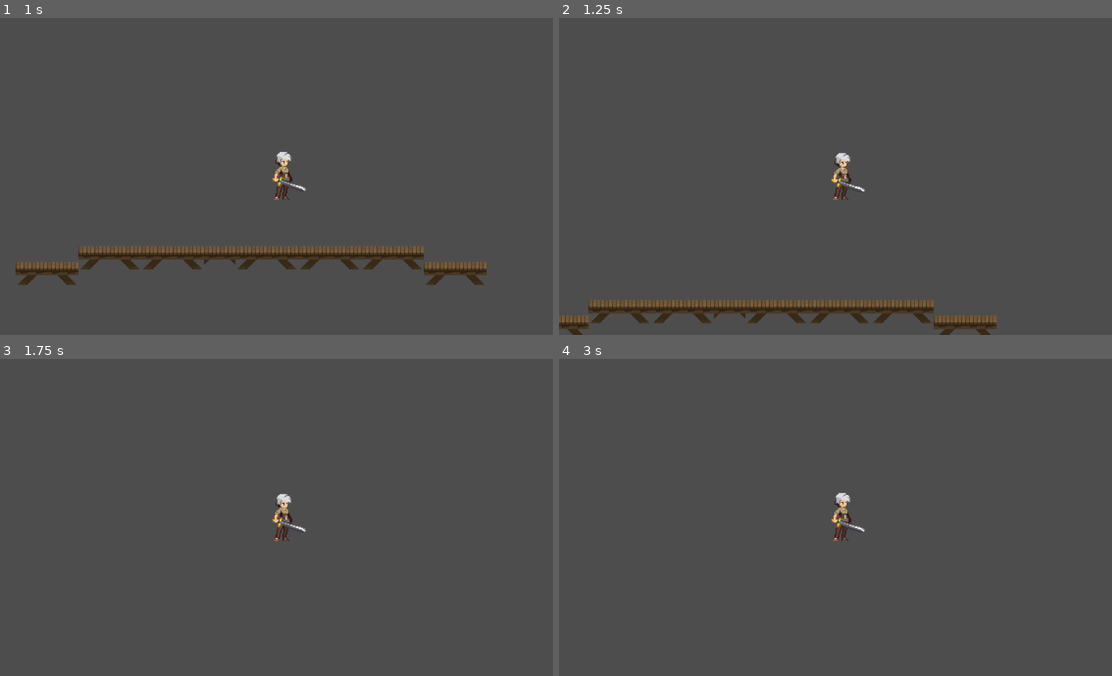
Above: before the commit, frames 1-4 (two rows, left to right).
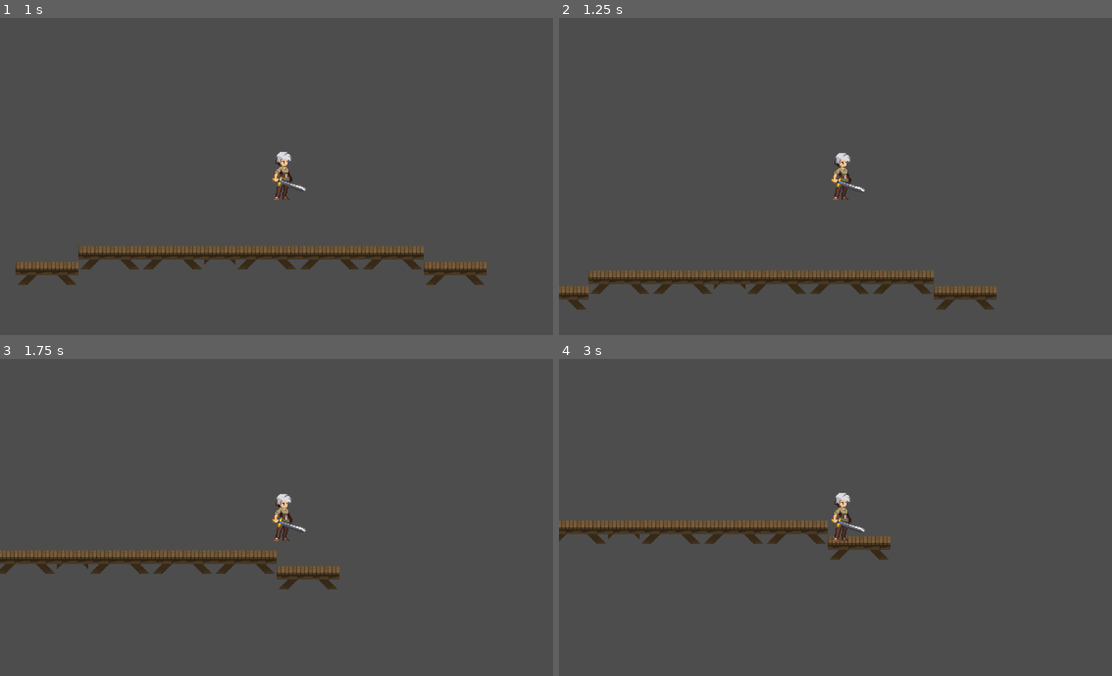
Above: after the commit, the same moments.

Repository: Sushil825/AS
Game: Godot game, scene res://Scenes/TestScenes/TestScene1.tscn
Same seed, same stepped clock (60 frames per second), same inputs: the game is played once before the commit and once after it. Before the commit the project has no main scene; this scene is started directly in both runs.
Inputs:
- Up to frame 1 (1 s): tap Enter at 0.5 s; hold D (right) from 0.53 s (still down); hold Shift (dash) from 0.53 s (still down); tap Space (jump) at 0.77 s; tap L (dodge) at 0.8 s
- Up to frame 2 (1.25 s): keep holding D (right); keep holding Shift (dash); tap Space (jump) at 1.07 s
- Up to frame 3 (1.75 s): keep holding D (right); release Shift (dash) at 1.28 s; tap L (dodge) at 1.35 s; tap Space (jump) at 1.52 s; tap K (heavy_attack) at 1.55 s
- Up to frame 4 (3 s): tap Space (jump) at 1.82 s; release D (right) at 2.03 s; hold A (left) 2.03-2.78 s; hold K (heavy_attack) 2.03-2.78 s; tap J (light_attack) at 2.3, 2.85 s; hold D (right) from 2.78 s (still down)

Frame 1 is identical in both runs. In frame 2, 8.1% of the frame differs, in the area x 0-80%, y 79-100%; in frame 3, 3.1%; in frame 4, 3.1%.

Commit message:
Added normal state machine as enum in the main player controller as well as some getter and setter functions in the combat component and changed some things in the movement component ,beware there is a bug that if you just tap the attack button it works,but if you hold the attack button the state machine gets stuck in attack state foreverrrrrrrrrrrr

Diff:
--- /dev/null
+++ b/Resources/Attack/base_heavy_attack.tres
@@ -0,0 +1,12 @@
+[gd_resource type="Resource" script_class="AttackData" load_steps=2 format=3 uid="uid://d2ugprfvgg05p"]
+
+[ext_resource type="Script" uid="uid://bt2stluxt8sqw" path="res://Resources/AttackData.gd" id="1_ikdh6"]
+
+[resource]
+script = ExtResource("1_ikdh6")
+damage = 25.0
+type = 1
+range = 30.0
+knockback_force = 2.0
+animation_name = ""
+metadata/_custom_type_script = "uid://bt2stluxt8sqw"
--- /dev/null
+++ b/Resources/Attack/base_light_attack.tres
@@ -0,0 +1,12 @@
+[gd_resource type="Resource" script_class="AttackData" load_steps=2 format=3 uid="uid://dwsfww5glec2a"]
+
+[ext_resource type="Script" uid="uid://bt2stluxt8sqw" path="res://Resources/AttackData.gd" id="1_j2bgt"]
+
+[resource]
+script = ExtResource("1_j2bgt")
+damage = 15.0
+type = 0
+range = 20.0
+knockback_force = 0.0
+animation_name = "light_attack"
+metadata/_custom_type_script = "uid://bt2stluxt8sqw"
--- a/Resources/AttackData.gd
+++ b/Resources/AttackData.gd
@@ -13,3 +13,5 @@
 @export var knockback_force:float
 @export var animation_name:String
 @export var sound_effect:AudioStream
+@export var can_be_parried:bool=true
+@export var can_be_dodged:bool=true
--- /dev/null
+++ b/Resources/Weapon/BaseSword.tres
@@ -0,0 +1,13 @@
+[gd_resource type="Resource" script_class="WeaponResource" load_steps=2 format=3 uid="uid://bf4j6wwh5p4lf"]
+
+[ext_resource type="Script" uid="uid://bdblmfhek77oc" path="res://Resources/WeaponResource.gd" id="1_pnhsj"]
+
+[resource]
+script = ExtResource("1_pnhsj")
+weapon_name = "Sword"
+light_attack_damage = 10.0
+heavy_attack_damage = 25.0
+light_attack_speed = 0.8
+heavy_attack_speed = 1.2
+attack_range = 50.0
+metadata/_custom_type_script = "uid://bdblmfhek77oc"
--- a/Resources/WeaponResource.gd
+++ b/Resources/WeaponResource.gd
@@ -7,3 +7,4 @@
 @export var light_attack_speed:float=1.0
 @export var heavy_attack_speed:float=0.5
 @export var attack_range:float=50.0
+@export var damage_multiplier:float=1
--- a/Scenes/Components/Movements/movement_component.gd
+++ b/Scenes/Components/Movements/movement_component.gd
@@ -11,6 +11,7 @@
 
 var direction : Vector2 = Vector2.ZERO
 var jump: bool = false
+var is_jumping:bool=false
 
 func _process(delta: float) -> void:
 	#gravity
@@ -27,9 +28,26 @@
 	else:
 		Player.velocity.x = move_toward(Player.velocity.x, 0, friction * delta)
 
+	#Check if the player is in air
+
+	check_jumping()
+
 	# motion in y axis
-	if jump:
+	if jump and not is_jumping:
 		Player.velocity.y = -jump_strenght
 		jump = false
 
+
 	Player.move_and_slide()
+
+
+
+func check_jumping():
+	if Player.is_on_floor():
+		is_jumping=false
+	else:
+		is_jumping=true
+
+
+func get_direction()->Vector2:
+	return direction
--- a/Scenes/Components/WeaponAttack/attack_component.gd
+++ b/Scenes/Components/WeaponAttack/attack_component.gd
@@ -3,47 +3,131 @@
 
 signal attack_performed(attack_data)
 signal attack_hit(target,damage)
+signal attack_finished()
 
 @export var light_attack_dmg:float=10.0
 @export var heavy_attack_dmg:float=25.0
+@export var light_attack_duration:float=0.3
+@export var heavy_attack_duration:float=0.5
 @export var light_attack_cooldown:float=0.2
 @export var heavy_attack_cooldown:float=0.3
 @export var attack_range:float=50.0
 var can_light_attack:bool=true
 var can_heavy_attack:bool=true
+var is_attacking:bool=false
+#Can be changed thry resource if in need to change enemies or player weapon
 var current_weapon:WeaponResource
 
 
+#Attack Timers
+var light_cooldown_timer:Timer
+var heavy_cooldown_timer:Timer
+
+
+
+func _ready() -> void:
+
+	light_cooldown_timer=Timer.new()
+	light_cooldown_timer.wait_time=light_attack_duration
+	light_cooldown_timer.one_shot=true
+	light_cooldown_timer.timeout.connect(_on_light_cooldown_finished)
+	add_child(light_cooldown_timer)
+
+	heavy_cooldown_timer=Timer.new()
+	heavy_cooldown_timer.wait_time=heavy_attack_duration
+	heavy_cooldown_timer.one_shot=true
+	heavy_cooldown_timer.timeout.connect(_on_heavy_cooldown_finished)
+	add_child(heavy_cooldown_timer)
+
+
+
 func perform_light_attack():
-	if not can_light_attack:
-		return
+	if not can_light_attack or is_attacking:
+		return false
 
+	is_attacking=true
 	can_light_attack=false
 	var attack_data=AttackData.new()
 	attack_data.damage=light_attack_dmg
 	attack_data.type=AttackData.Type.LIGHT
 	attack_data.range=attack_range
 
+
+	#Apply and mod
+
+	if current_weapon:
+		attack_data.damage*=current_weapon.damage_multiplier
+
+
 	attack_performed.emit(attack_data)
 
 
-	await get_tree().create_timer(light_attack_cooldown).timeout
-	can_light_attack=true
+	await get_tree().create_timer(light_attack_duration).timeout
+	_finish_attack()
+	light_cooldown_timer.start()
+	return true
 
 
 func perform_heavy_attack():
 
-	if not can_heavy_attack:
-		return
+	if not can_heavy_attack or is_attacking:
+		return false
 
+	is_attacking=true
 	can_heavy_attack=false
 	var attack_data=AttackData.new()
 	attack_data.damage=heavy_attack_dmg
 	attack_data.type=AttackData.Type.HEAVY
 	attack_data.range=attack_range
 
+	#Apply and mod
+
+	if current_weapon:
+		attack_data.damage*=current_weapon.damage_multiplier
+
 	attack_performed.emit(attack_data)
 
 
-	await get_tree().create_timer(heavy_attack_dmg).timeout
+	await get_tree().create_timer(heavy_attack_duration).timeout
+	_finish_attack()
+	heavy_cooldown_timer.start()
+	return true
+
+
+func _finish_attack():
+	is_attacking=false
+	attack_finished.emit()
+
+
+func _on_light_cooldown_finished():
 	can_light_attack=true
+
+func _on_heavy_cooldown_finished():
+	can_heavy_attack=true
+
+
+func cancel_attack():
+	if is_attacking:
+		is_attacking=false
+		attack_finished.emit()
+
+func can_attack()->bool:
+	if not is_attacking:
+		if can_light_attack or can_heavy_attack:
+			return true
+		else:
+			return false
+	else:
+		return false
+
+
+func get_is_attacking()->bool:
+	return is_attacking
+
+func set_weapon(weapon:WeaponResource):
+	current_weapon=weapon
+
+	if weapon:
+		light_attack_dmg=weapon.light_attack_damage
+		heavy_attack_dmg=weapon.heavy_attack_damage
+		attack_range=weapon.attack_range
--- a/Scenes/Entities/Player/player.gd
+++ b/Scenes/Entities/Player/player.gd
@@ -1,40 +1,165 @@
 extends CharacterBody2D
+
+
+#State enum
+
+enum PlayerState{
+	IDLE,
+	MOVING,
+	ATTACKING,
+	DASHING,
+	DODGING,
+	PARRYING,
+	STUNNED
+}
+
 @onready var dash_component: DashComponent = $CoreAbilities/DashComponent
 @onready var parry_component: ParryComponent = $CoreAbilities/ParryComponent
 @onready var attack_component: AttackComponent = $AttackComponent
 @onready var dodge_component: DodgeComponent = $CoreAbilities/DodgeComponent
+@onready var animated_sprite_2d: AnimatedSprite2D = $AnimatedSprite2D
+@onready var movement_component: Node2D = $MovementComponent
+
 
 @export var direction: Vector2 = Vector2.ZERO
+
+
+var current_state:PlayerState=PlayerState.IDLE
+var previous_state:PlayerState=PlayerState.IDLE
+
 
 func _ready() -> void:
 	#Connect all the signal from the components
 
 	attack_component.attack_performed.connect(_on_attack_performed)
+	attack_component.attack_finished.connect(_on_attack_finished)
 	dash_component.dash_started.connect(_on_dash_started)
 	dodge_component.dodge_started.connect(_on_dodge_started)
 	parry_component.parry_successful.connect(_on_parry_successful)
 
 
+
+func _physics_process(delta: float) -> void:
+
+	_get_input_direction()
+	print(direction)
+
+	match current_state:
+		PlayerState.IDLE:
+			handle_idle_state()
+		PlayerState.MOVING:
+			handle_moving_state()
+		PlayerState.ATTACKING:
+			handle_attacking_state()
+		PlayerState.DASHING:
+			handle_dashing_state()
+		PlayerState.DODGING:
+			handle_dodging_state()
+		PlayerState.PARRYING:
+			handle_parrying_state()
+		PlayerState.STUNNED:
+			handle_stunned_state()
+
+
 func _get_input_direction():
-	if Input.is_action_pressed("a"):
-		direction=Vector2.LEFT
-	elif Input.is_action_pressed("d"):
-		direction=Vector2.RIGHT
+	direction=movement_component.get_direction()
+
+
+func enter_state(state:PlayerState):
+	match state:
+		PlayerState.IDLE:
+			animated_sprite_2d.play("idle")
+		PlayerState.MOVING:
+			if direction==Vector2.LEFT:
+
+				animated_sprite_2d.play("run")
+				animated_sprite_2d.flip_h=true
+			elif direction==Vector2.RIGHT:
+
+				animated_sprite_2d.play("run")
+				animated_sprite_2d.flip_h=false
+		PlayerState.ATTACKING:
+			pass
+
+func exit_state(state:PlayerState):
+	match state:
+		PlayerState.PARRYING:
+			pass
+		PlayerState.ATTACKING:
+			pass
+
+func change_state(new_state:PlayerState):
+	if current_state==new_state:
+		return
+
+	exit_state(current_state)
+	previous_state=current_state
+	current_state=new_state
+	enter_state(new_state)
+
 
 func _input(event: InputEvent) -> void:
-	if event.is_action_pressed("light_attack"):
-		attack_component.perform_light_attack()
-	elif event.is_action_pressed("heavy_attack"):
-		attack_component.perform_heavy_attack()
-	elif event.is_action_pressed("dash"):
-		dash_component.peerform_dash(direction)
-	elif event.is_action_pressed("dodge"):
-		dodge_component.peerform_dodge()
-	elif event.is_action_pressed("parry"):
-		parry_component.attempt_parry()
+	match current_state:
+		PlayerState.IDLE,PlayerState.MOVING:
+
+			if event.is_action_pressed("light_attack"):
+				change_state(PlayerState.ATTACKING)
+				attack_component.perform_light_attack()
+
+			elif event.is_action_pressed("heavy_attack"):
+				change_state(PlayerState.ATTACKING)
+				attack_component.perform_heavy_attack()
+			elif event.is_action_pressed("dash"):
+				change_state(PlayerState.DASHING)
+				dash_component.peerform_dash(direction)
+			elif event.is_action_pressed("dodge"):
+				change_state(PlayerState.DODGING)
+				dodge_component.peerform_dodge()
+			elif event.is_action_pressed("parry"):
+				change_state(PlayerState.PARRYING)
+				parry_component.attempt_parry()
+
+		PlayerState.ATTACKING:
+			if event.is_action_pressed("dash"):
+				if dash_component.can_dash:
+					attack_component.cancel_attack()
+					change_state(PlayerState.DASHING)
+					dash_component.peerform_dash(direction)
+
+
+
+
+#Handling Idle state
+
+func handle_idle_state():
+	if movement_component.get_direction().length()>0:
+		change_state(PlayerState.MOVING)
+
+func handle_moving_state():
+	if movement_component.get_direction().length()==0:
+		change_state(PlayerState.IDLE)
+
+func handle_attacking_state():
+	pass
+
+func handle_dashing_state():
+	pass
+
+func handle_dodging_state():
+	pass
+
+func handle_parrying_state():
+	pass
+
+func handle_stunned_state():
+	pass
 
 func _on_attack_performed(attack_data):
-	pass
+	match attack_data.type:
+		AttackData.Type.LIGHT:
+			animated_sprite_2d.play("light_attack")
+		AttackData.Type.HEAVY:
+			animated_sprite_2d.play("heavy_attack")
 
 func _on_dash_started():
 	pass
@@ -44,3 +169,9 @@
 
 func _on_parry_successful(attacker):
 	pass
+
+func _on_attack_finished():
+	if movement_component.get_direction().length()>0:
+		change_state(PlayerState.MOVING)
+	else:
+		change_state(PlayerState.IDLE)
--- a/Scenes/Entities/Player/player.tscn
+++ b/Scenes/Entities/Player/player.tscn
@@ -223,7 +223,7 @@
 
 [node name="AnimatedSprite2D" type="AnimatedSprite2D" parent="."]
 sprite_frames = SubResource("SpriteFrames_5o8lj")
-animation = &"run"
+animation = &"light_attack"
 autoplay = "idle"
 
 [node name="HurtBoxComponent" type="Area2D" parent="." node_paths=PackedStringArray("health_component")]
--- a/project.godot
+++ b/project.godot
@@ -11,6 +11,7 @@
 [application]
 
 config/name="AS"
+run/main_scene="uid://2hay2vh1ir1b"
 config/features=PackedStringArray("4.4", "GL Compatibility")
 config/icon="res://icon.svg"
 
